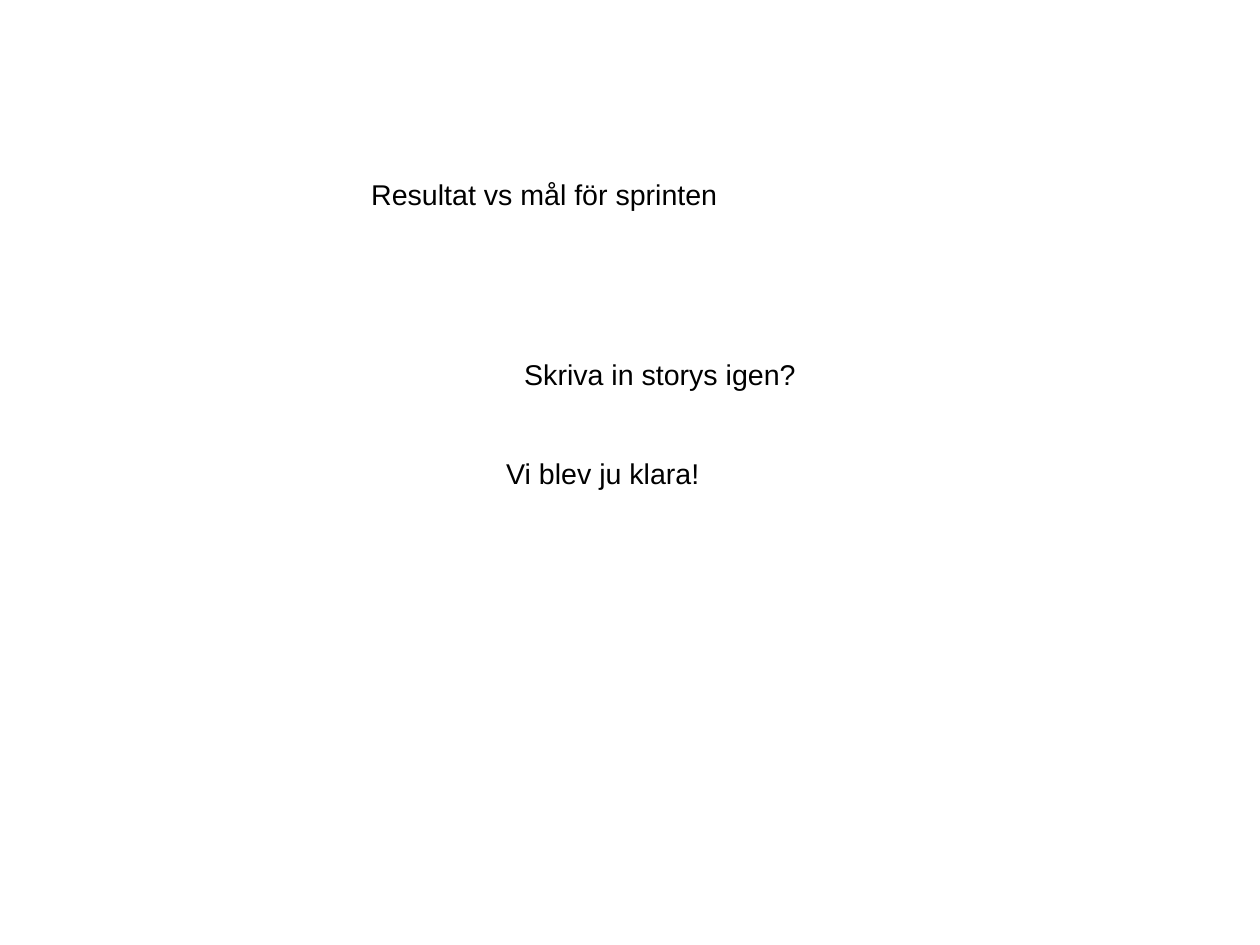
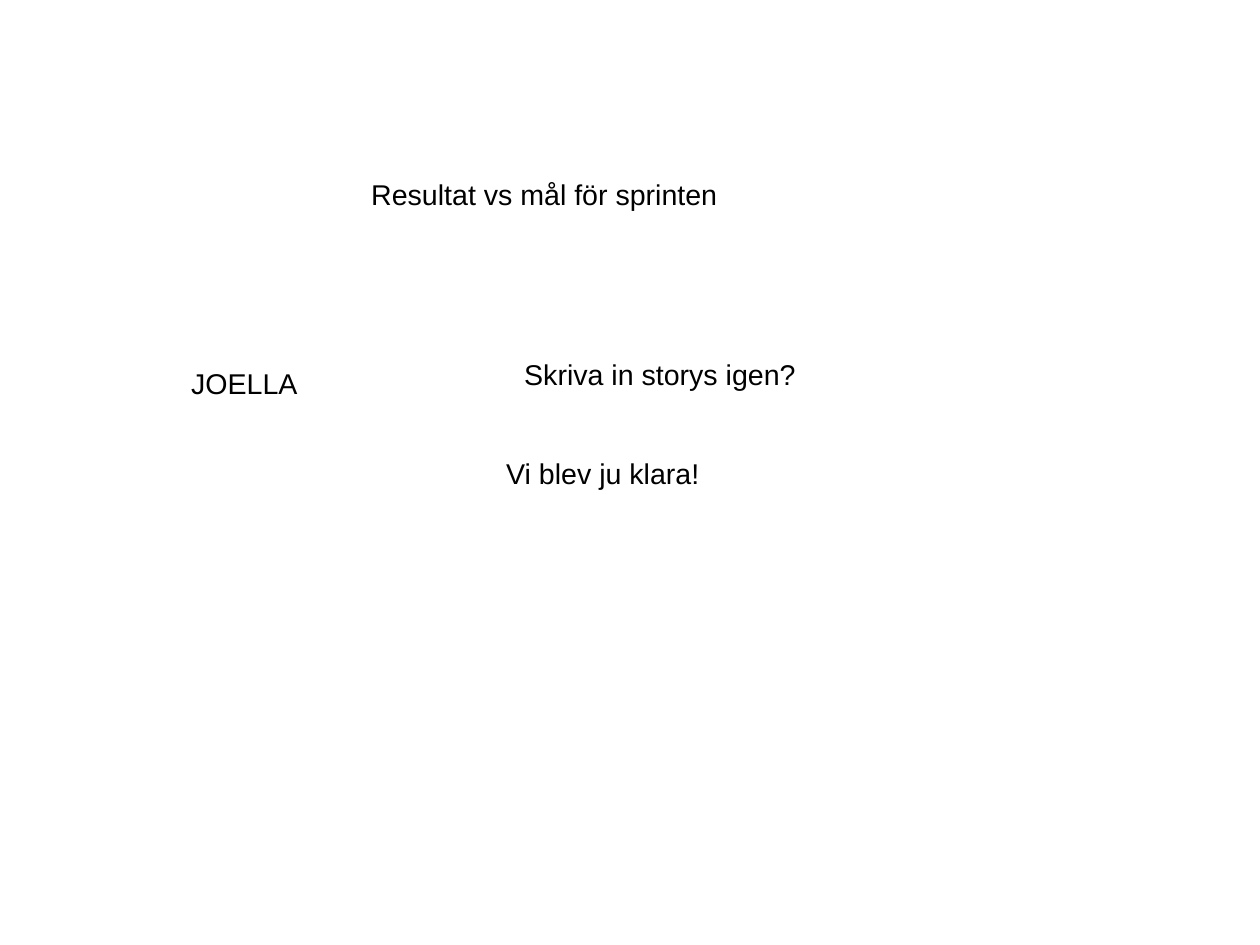
Before and after one commit to Hanicef/teamsassy, a slide deck: slide 4 of documents/Presentation.odp. Drawn at 1260x945 pixels with LibreOffice and Linux fonts; fonts in the diff are those of the drawing. Boxes give left, top, right and bottom in pixels: in the first picture for what was removed or moved away, otherwise in the second. Text is boxed around its words. In the diff, an @@ line names an element or a change of style, - is before the commit and + after.

```diff
--- a/documents/Presentation.odp
+++ b/documents/Presentation.odp
@@ text added at bbox=[191, 374, 297, 395], 18 pt, text #000000 @@
+JOELLA
```
Also in this commit, not shown: 4 other slides changed, 5 slides added, 2 slides removed.
